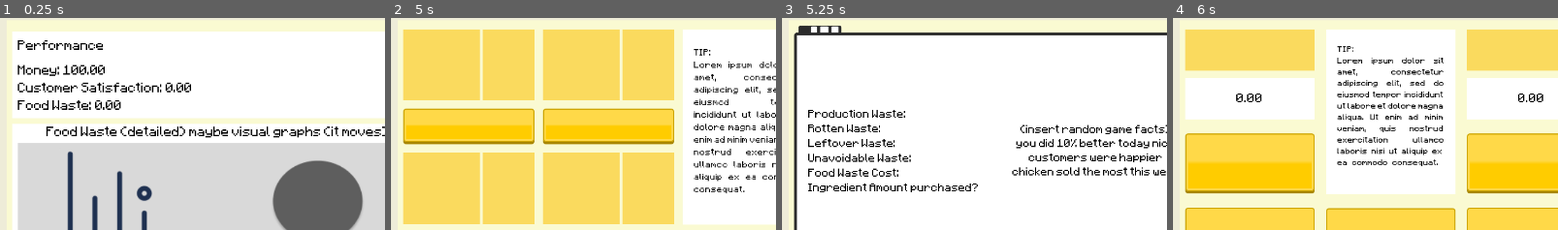
Above: before the commit, frames 1-4 (left to right).
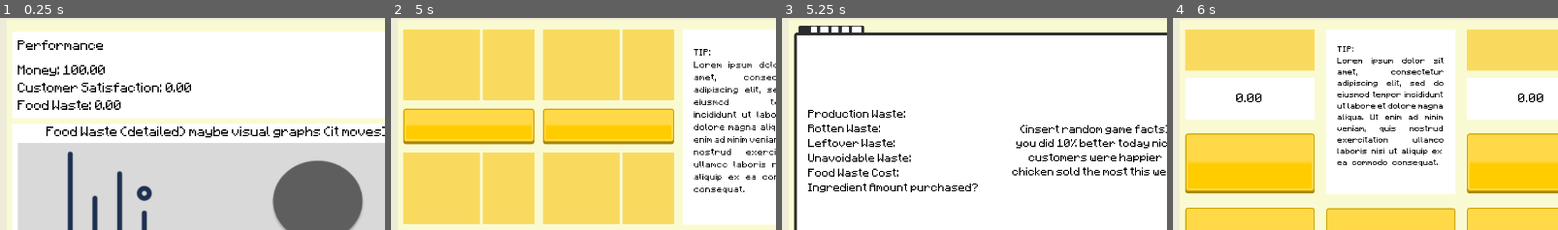
Above: after the commit, the same moments.

Repository: lhancewong/thesis-game-project
Game: Godot game, scene res://interfaces/on_daylight_menus/on_daylight_main.tscn
Same seed, same stepped clock (60 frames per second), same inputs: the game is played once before the commit and once after it. This scene is started directly instead of the project's main scene. Sound files missing from this copy of the repository are replaced by a short silence.
Inputs:
- Up to frame 1 (0.25 s): no input
- Up to frame 2 (5 s): click "Debug" at 0.5 s; click "Start Day" at 1.25 s; click "Start Day" at 2 s; click "Live Statistics" at 2.75 s; click "Order Ingredients" at 3.5 s; click "Tech Upgrades" at 4.25 s
- Up to frame 3 (5.25 s): click "Statistics" at 5 s
- Up to frame 4 (6 s): click "Waste Management" at 5.75 s
The pictures show only the part of the screen within x 0-50%, y 30-79%; the shares and areas given below are measured in that part.

Frames 1-2 are identical in both runs. In frame 3, 0.2% of the frame differs, in the area x 15-22%, y 3-7%; in frame 4, nothing differs.

Commit message:
Statistics can show transation and waste entries

Diff:
--- a/interfaces/on_daylight_menus/on_daylight_main.tscn
+++ b/interfaces/on_daylight_menus/on_daylight_main.tscn
@@ -329,7 +329,7 @@
 custom_constants/separation = 20
 alignment = 2
 
-[node name="Debug" type="Button" parent="VBoxContainer/HBoxContainer/VBoxContainer/HBoxContainer"]
+[node name="Debug" type="Button" parent="VBoxContainer/HBoxContainer/VBoxContainer/HBoxContainer" groups=["Debug"]]
 margin_right = 117.0
 margin_bottom = 50.251
 size_flags_horizontal = 3
@@ -362,7 +362,7 @@
 text = "Start Day"
 expand_icon = true
 
-[node name="GameConsole" parent="VBoxContainer/HBoxContainer" instance=ExtResource( 3 )]
+[node name="GameConsole" parent="VBoxContainer/HBoxContainer" groups=["Debug"] instance=ExtResource( 3 )]
 anchor_right = 0.0
 anchor_bottom = 0.0
 margin_top = 0.0
--- a/interfaces/on_daylight_menus/sub_scenes/statistics.tscn
+++ b/interfaces/on_daylight_menus/sub_scenes/statistics.tscn
@@ -61,6 +61,10 @@
 [sub_resource type="DynamicFont" id=4]
 font_data = ExtResource( 1 )
 
+[sub_resource type="DynamicFont" id=11]
+size = 12
+font_data = ExtResource( 1 )
+
 [node name="Statistics" type="Control"]
 margin_right = 724.0
 margin_bottom = 428.0
@@ -346,3 +350,34 @@
 texture = ExtResource( 2 )
 expand = true
 stretch_mode = 6
+
+[node name="SoldFood" type="Tabs" parent="TabMenu" groups=["Debug"]]
+visible = false
+anchor_right = 1.0
+anchor_bottom = 1.0
+margin_left = 5.0
+margin_top = 30.0
+margin_right = -5.0
+margin_bottom = -5.0
+
+[node name="SoldFoodTable" type="RichTextLabel" parent="TabMenu/SoldFood"]
+anchor_right = 1.0
+anchor_bottom = 1.0
+custom_colors/default_color = Color( 0, 0, 0, 1 )
+custom_fonts/normal_font = SubResource( 11 )
+bbcode_enabled = true
+
+[node name="ManagedWaste" type="Tabs" parent="TabMenu" groups=["Debug"]]
+visible = false
+anchor_right = 1.0
+anchor_bottom = 1.0
+margin_left = 5.0
+margin_top = 30.0
+margin_right = -5.0
+margin_bottom = -5.0
+
+[node name="ManagedWasteTable" type="RichTextLabel" parent="TabMenu/ManagedWaste"]
+anchor_right = 1.0
+anchor_bottom = 1.0
+custom_colors/default_color = Color( 0, 0, 0, 1 )
+custom_fonts/normal_font = SubResource( 11 )
--- a/scripts/game.gd
+++ b/scripts/game.gd
@@ -23,8 +23,8 @@
 }
 
 # Game behavior
-var min_day = 6
-var max_day = 10
+var min_day_len = 6
+var max_day_len = 10
 var min_custo = 5
 var max_custo = 10
 
@@ -68,3 +68,7 @@
 
 func get_str_satisfaction() -> String:
     return make_pretty_num(satisfaction)
+
+func on_day_end():
+    min_custo = 5 + day
+    max_custo = 10 + day
--- a/scripts/guis/in_game_console.gd
+++ b/scripts/guis/in_game_console.gd
@@ -4,7 +4,7 @@
 
 func add_entry(dict: Dictionary) -> void:
     var format_text = "> A %s bought $%.1f amount of %s which produced %.1fg of waste. They were %.1f happy."
-    var text = format_text % [dict["customer"], dict["food_payment"], dict["food_type"], dict["waste"], dict["satisfaction"]]
+    var text = format_text % [dict["customer"], dict["food_payment"], dict["food_type"], dict["waste_amnt"], dict["satisfaction"]]
 
     console.add_text(text)
     console.newline()
--- a/scripts/guis/statistics.gd
+++ b/scripts/guis/statistics.gd
@@ -20,5 +20,35 @@
 onready var management_fee_label = $TabMenu/MoneyStats/VBoxContainer/ManagementFees
 onready var total_expenses_label = $TabMenu/MoneyStats/VBoxContainer/TotalExpenses
 
+# Sold Food Tab
+onready var sold_food_label = $TabMenu/SoldFood/SoldFoodTable
+onready var managed_waste_label = $TabMenu/ManagedWaste/ManagedWasteTable
+
 func _physics_process(delta):
     pass
+
+func _ready():
+    set_sold_food_table()
+    set_managed_waste_table()
+
+func set_sold_food_table():
+    sold_food_label.append_bbcode("[table=8]")
+    for entry in Game.sold_food:
+        for j in entry.values():
+            sold_food_label.append_bbcode("[cell] %s [/cell]" % j)
+    sold_food_label.append_bbcode("[/table]")
+
+func set_managed_waste_table():
+    managed_waste_label.append_bbcode("[table=4]")
+    for entry in Game.waste_managed:
+        for j in entry:
+            managed_waste_label.append_bbcode("[cell] %s [/cell]" % j)
+    managed_waste_label.append_bbcode("[/table]")
+
+func add_sold_food(entry):
+    for j in entry.values():
+        sold_food_label.append_bbcode("[cell] %s [/cell]" % j)
+
+func add_managed_waste(entry):
+    for j in entry:
+            managed_waste_label.append_bbcode("[cell] %s [/cell]" % j)
--- a/scripts/handlers/purchase_handler.gd
+++ b/scripts/handlers/purchase_handler.gd
@@ -1,6 +1,7 @@
 extends Node
 
 export(Resource) var CUSTO
+signal day_completed
 
 # Sibling Nodes
 onready var food_hndlr = $"../Food"
@@ -14,7 +15,7 @@
 
 # Handles a customer buying a food item
 func start_day() -> void:
-    var day_length = rand_range(Game.min_day,Game.max_day)
+    var day_length = rand_range(Game.min_day_len,Game.max_day_len)
     var customer_amount = rand_range(Game.min_custo,Game.max_custo)
     var steve_harvey
     var terminal
@@ -24,7 +25,7 @@
         terminal = get_node("/root/OnDaylight/VBoxContainer/HBoxContainer/GameConsole")
         npc_spawner = get_node("/root/OnDaylight/NPCs/Spawner")
     for i in customer_amount:
-        var entry =  create_purchase()
+        var entry =  _create_purchase()
         if entry.empty():
             terminal.add_text("No Food!")
         elif get_tree().current_scene.name == "OnDaylight":
@@ -36,9 +37,11 @@
 
         var wait = rand_range(0.7, 1.3) * (day_length/customer_amount)
         yield(get_tree().create_timer(wait), "timeout")
-    emit_signal("completed")
 
-func create_purchase() -> Dictionary:
+    Game.on_day_end()
+    emit_signal("day_completed")
+
+func _create_purchase() -> Dictionary:
     food_hndlr.update_cookable_food()
 
     var customer = custo_hndler.get_rand_customer()
@@ -54,13 +57,11 @@
     var entry = create_sold_food(food, customer)
     _add_purchase(entry)
 
-    food_hndlr.update_cookable_food()
-
     return entry
 
 func _add_purchase(entry: Dictionary) -> void:
     Game.money += entry.food_payment
-    waste_hndlr.add_waste(randi()%2, entry["waste"])
+    waste_hndlr.add_waste(entry["waste_type"], entry["waste_amnt"])
     Game.satisfaction += entry.satisfaction
 
 func create_sold_food(food: Dictionary, customer: Dictionary) -> Dictionary:
@@ -70,14 +71,17 @@
 
     var customer_type = customer.type
     var waste_amnt = int(_noisefy(CUSTO.BASE_WASTE * customer.waste_factor))
+    var waste_type = randi()%2
     var satisfaction_amnt = _noisefy(CUSTO.BASE_SATISFACTION * customer.satisfaction_factor)
 
     var entry = {
+        "day": Game.day,
         "food_id": food_id,
         "food_type": food_type,
         "food_payment": food_payment,
         "customer": customer_type,
-        "waste": waste_amnt,
+        "waste_type": waste_type,
+        "waste_amnt": waste_amnt,
         "satisfaction": satisfaction_amnt,
     }
 
--- a/scripts/handlers/save_handler.gd
+++ b/scripts/handlers/save_handler.gd
@@ -8,8 +8,8 @@
         "inedible_waste": Game.inedible_waste,
         "satisfaction": Game.satisfaction,
         "day": Game.day,
-        "min_day": Game.min_day,
-        "max_day": Game.max_day,
+        "min_day_len": Game.min_day_len,
+        "max_day_len": Game.max_day_len,
         "min_custo": Game.min_custo,
         "max_custo": Game.max_custo,
         "i_stockpile": Game.i_stockpile,
@@ -49,8 +49,8 @@
                 "inedible_waste" : Game.inedible_waste = data
                 "satisfaction" : Game.satisfaction = data
                 "day" : Game.day = data
-                "min_day" : Game.min_day = data
-                "max_day" : Game.max_day = data
+                "min_day_len" : Game.min_day_len = data
+                "max_day_len" : Game.max_day_len = data
                 "min_custo" : Game.min_custo = data
                 "max_custo" : Game.max_custo = data
                 "i_stockpile" : Game.i_stockpile = data
Not shown: 1 places in interfaces/on_daylight_menus/sub_scenes/statistics.tscn that only renumber resources
